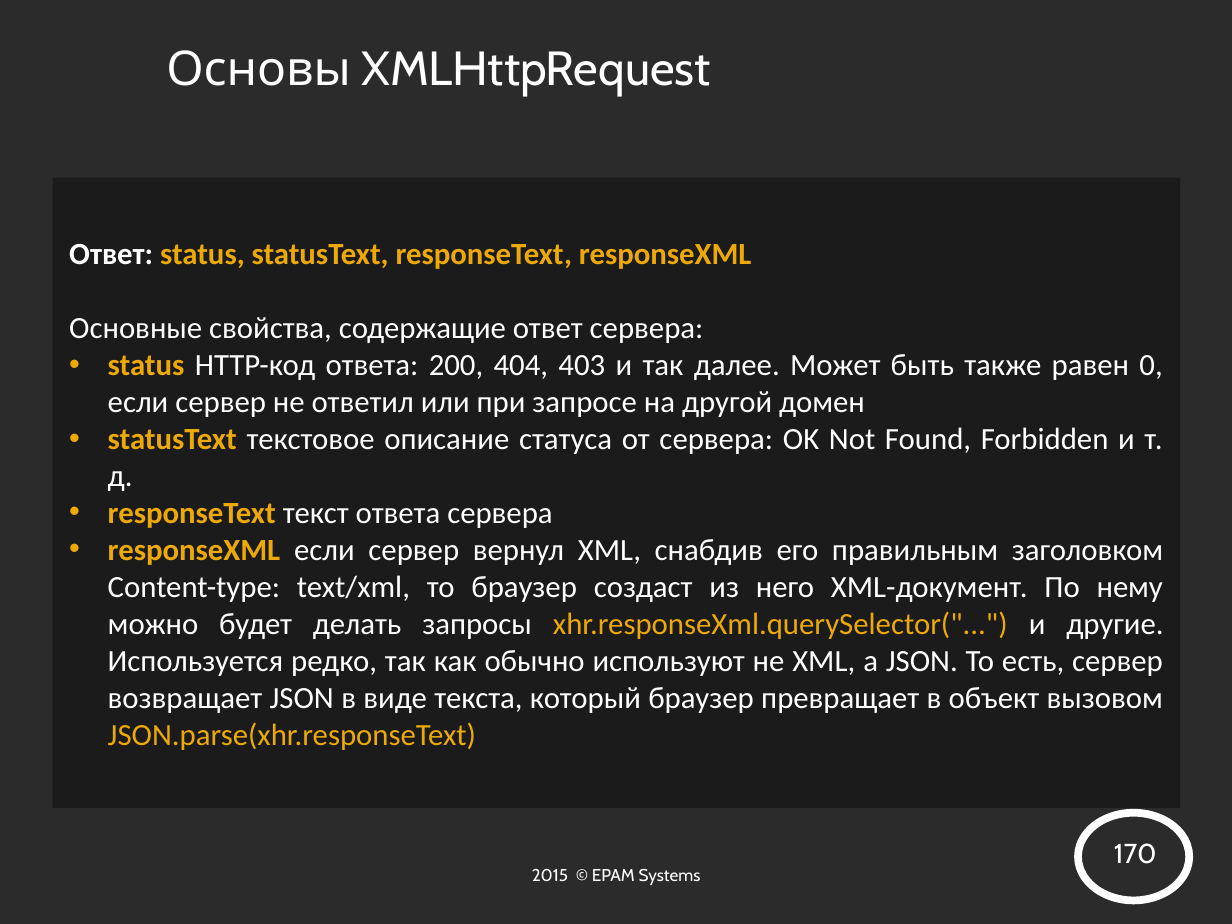
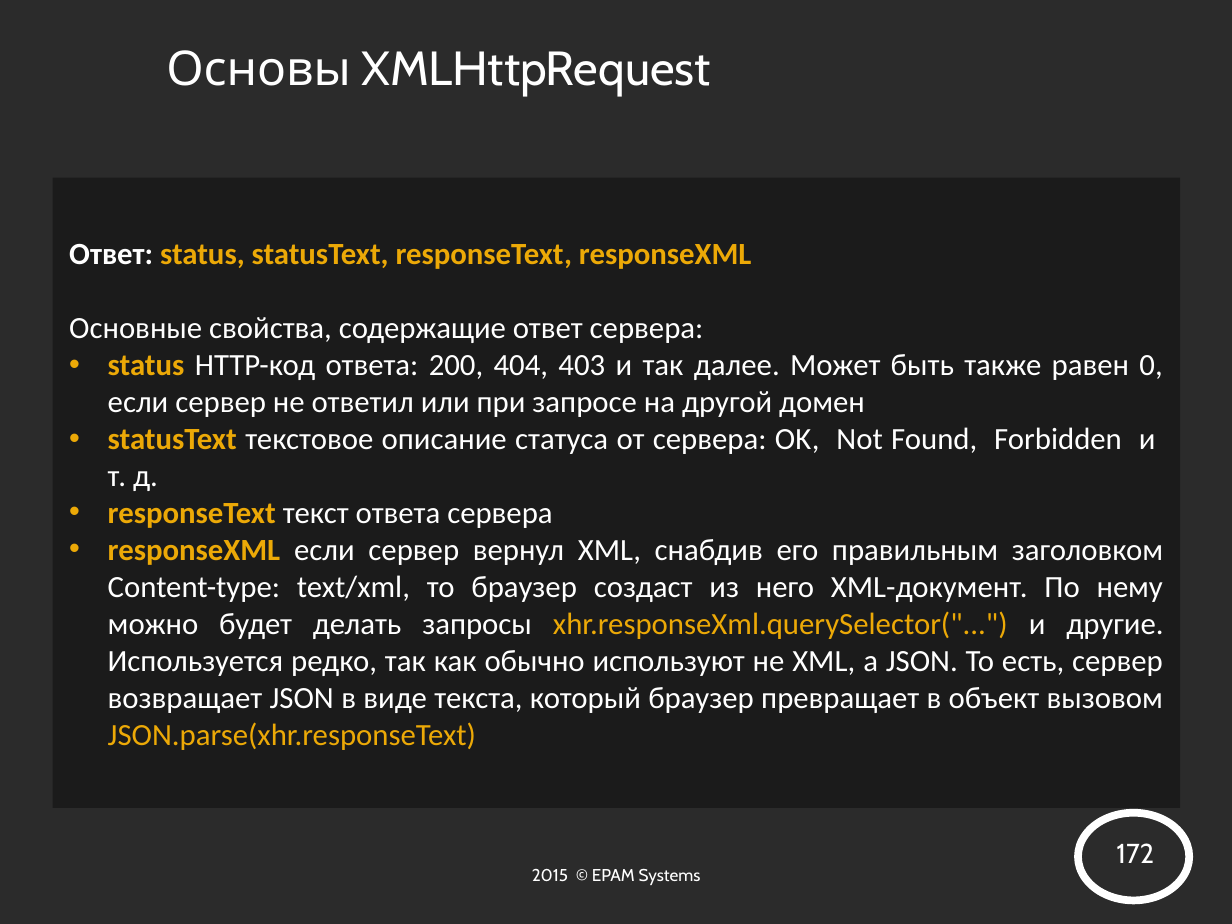
Before and after one commit to AnzhelikaKravchuk/.NET-Training, a slide deck: slide 172 of Presentations/ASP.NET MVC 4. Content.pptx (slide 170 before the commit). Drawn at 1232x924 pixels with LibreOffice and Linux fonts; fonts in the diff are those of the drawing; background and template pictures are left out; a plain dark background stands for a picture behind light text. Boxes give left, top, right and bottom in pixels: in the first picture for what was removed or moved away, otherwise in the second. Text is boxed around its words. In the diff, an @@ line names an element or a change of style, - is before the commit and + after.

```diff
--- a/Presentations/ASP.NET MVC 4. Content.pptx
+++ b/Presentations/ASP.NET MVC 4. Content.pptx
@@ text at (108,427,1156,491): text changed @@
-• statusText текстовое описание статуса от сервера: OK Not Found, Forbidden и т. д.
+• statusText текстовое описание статуса от сервера: OK, Not Found, Forbidden и т. д.
@@ page number at (1116,843,1154,863): text changed @@
-170
+172
```
Also in this commit, not shown: 2 other slides changed, 2 slides added, 8 other files.
